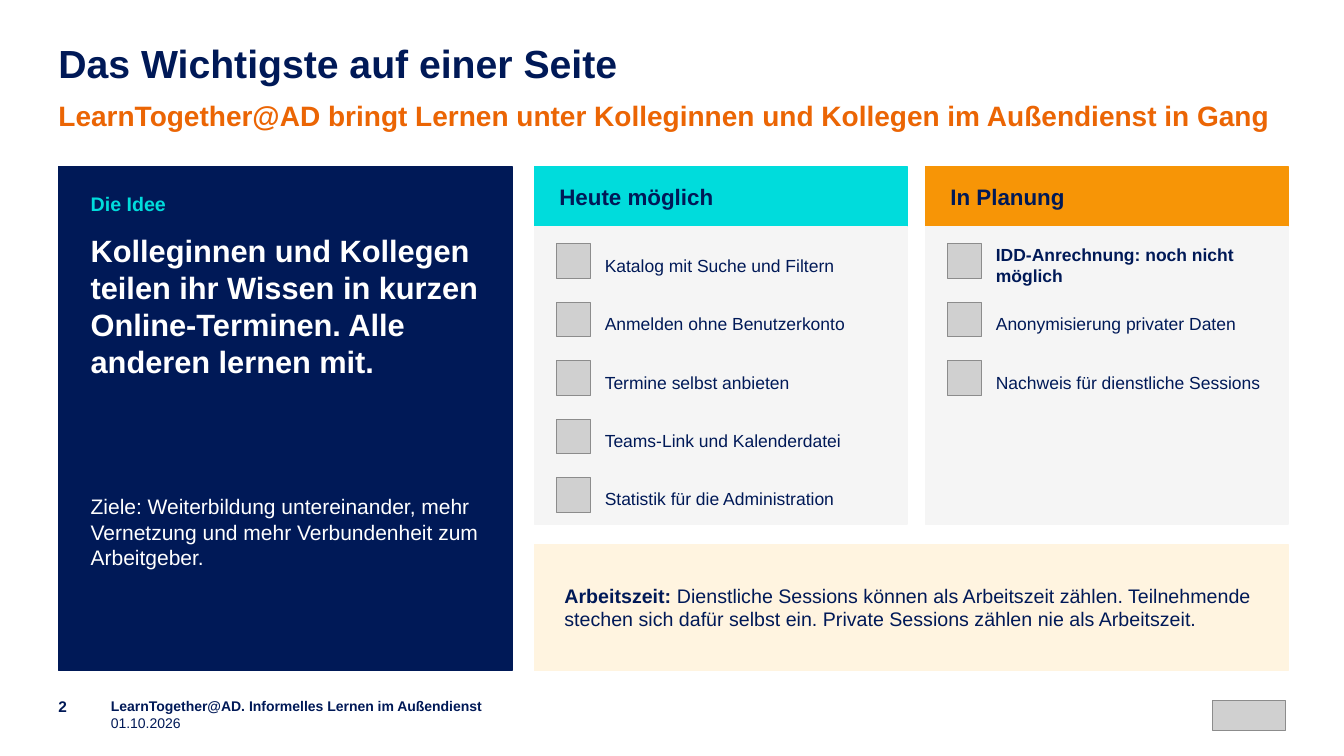
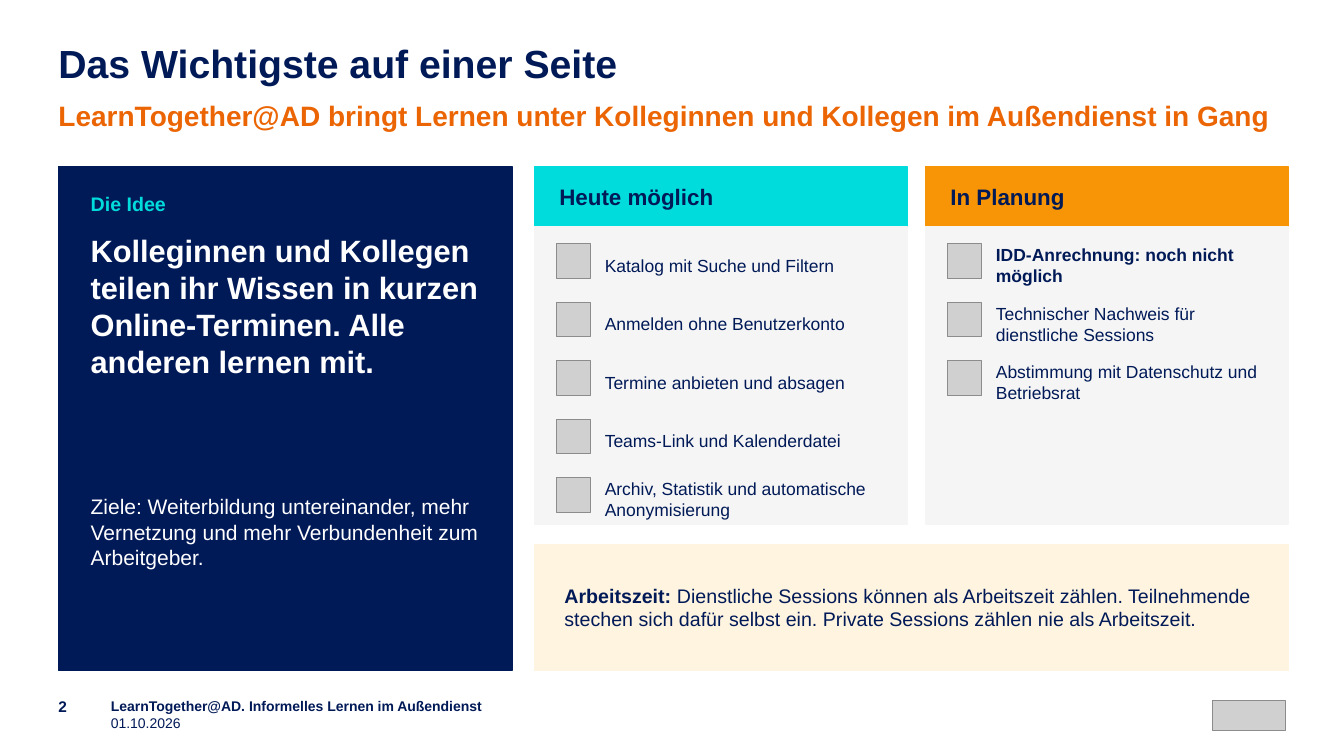
Before and after one commit to emplush/ruv_learntogether, a slide deck: slide 2 of docs/LearnTogether-AD_Praesentation.pptx. Drawn at 1344x756 pixels with LibreOffice and Linux fonts; fonts in the diff are those of the drawing; grey boxes stand for pictures. Boxes give left, top, right and bottom in pixels: in the first picture for what was removed or moved away, otherwise in the second. Text is boxed around its words. In the diff, an @@ line names an element or a change of style, - is before the commit and + after.

```diff
--- a/docs/LearnTogether-AD_Praesentation.pptx
+++ b/docs/LearnTogether-AD_Praesentation.pptx
@@ text at [996,307,1195,341]: text changed @@
-Nachweis für dienstliche Sessions
+Technischer Nachweis für dienstliche Sessions
@@ text removed at [996,317,1236,334] @@
-Anonymisierung privater Daten
@@ text at [605,376,845,393]: text changed @@
-Termine selbst anbieten
+Termine anbieten und absagen
@@ text added at [996,365,1257,399], 12.5 pt, text #001957 @@
+Abstimmung mit Datenschutz und Betriebsrat
@@ text at [605,482,866,520]: text changed @@
-Statistik für die Administration
+Archiv, Statistik und automatische Anonymisierung
```
Also in this commit, not shown: 4 other slides changed, 34 other files.
